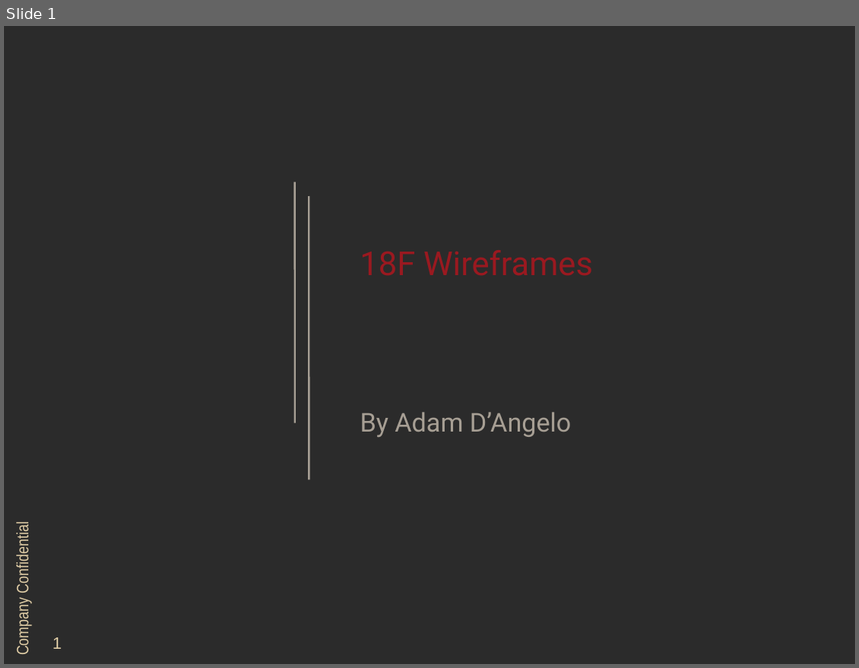
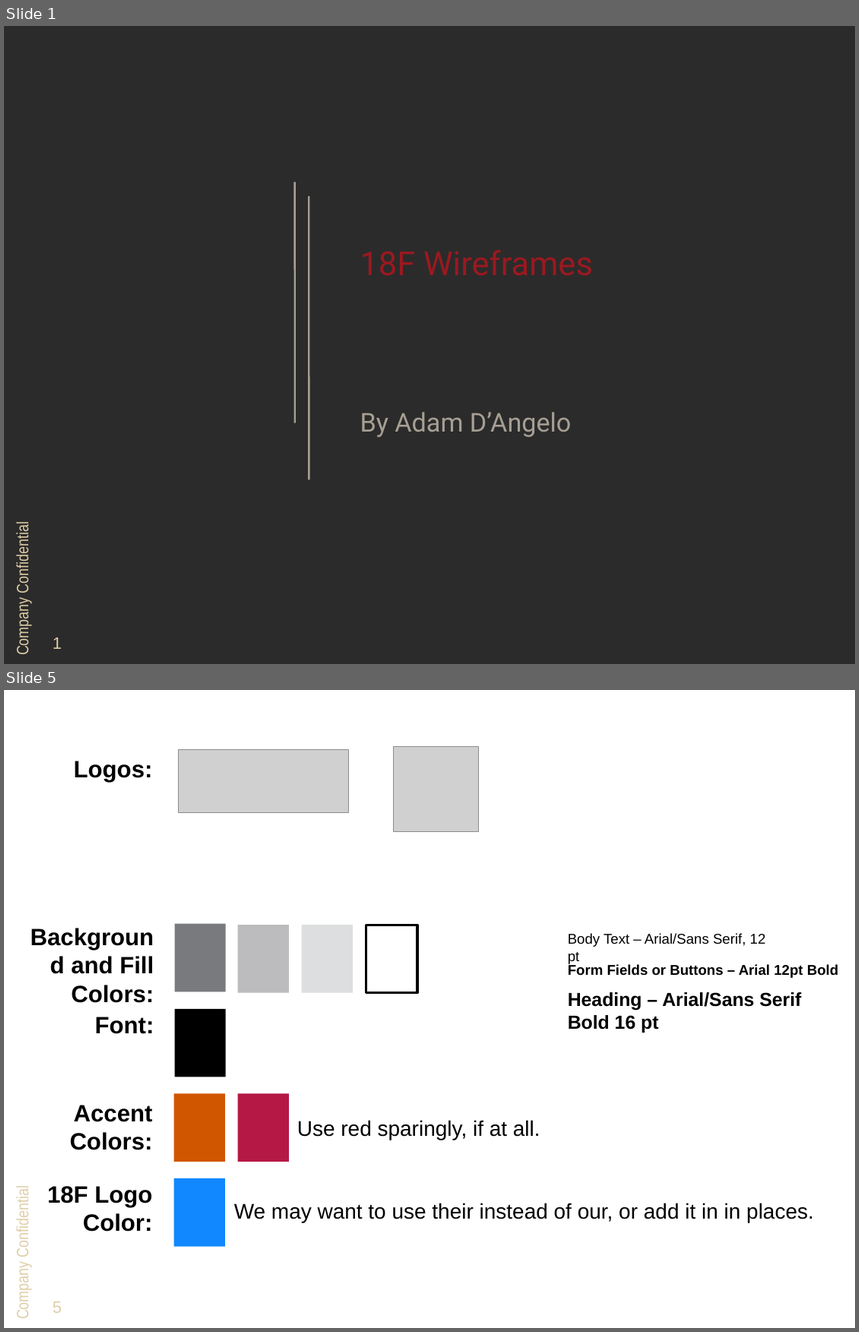
Before and after one commit to DevTechnology/DRIC, a slide deck: Design/Wireframes/DRIC wireframes.pptx. Shown one above the other, each under a label of ours: slide 1 before the commit, slides 1 and 5 after it; the slides between them are not shown. The pictures are 859x668 and 859x1332 pixels, drawn with LibreOffice and Linux fonts; fonts in the diff are those of the drawing; grey boxes stand for pictures; background and template pictures are left out; a plain dark background stands for a picture behind light text. Boxes give left, top, right and bottom in pixels: in the first picture for what was removed or moved away, otherwise in the second. Text is boxed around its words. In the diff, an @@ line names an element or a change of style, - is before the commit and + after.

Commit message:
Added color pallete and icons to wireframes. Updated some navigation.

```diff
--- a/Design/Wireframes/DRIC wireframes.pptx
+++ b/Design/Wireframes/DRIC wireframes.pptx
@@ slide 5 added at [4, 690, 855, 1328], background picture (left out); not listed: 2 template elements that a slide beside it also shows @@
@@ picture added at [179, 749, 349, 812] @@
@@ picture added at [394, 746, 479, 831] @@
@@ text added at [74, 761, 153, 782], 20 pt, text #000000, bold @@
+Logos:
@@ rectangle added at [174, 924, 225, 992], fill #797A7E @@
@@ rectangle added at [238, 925, 289, 993], fill #BCBCBE @@
@@ rectangle added at [302, 925, 353, 993], fill #DDDEDF @@
@@ rectangle added at [367, 925, 417, 993], outline #000000 2 pt @@
@@ text added at [568, 933, 766, 964], 12 pt, text #000000 @@
+Body Text – Arial/Sans Serif, 12 pt
@@ text added at [71, 956, 154, 1003], 20 pt, text #000000, bold @@
+Background and Fill Colors:
@@ text added at [568, 964, 838, 978], 12 pt, text #000000, bold @@
+Form Fields or Buttons – Arial 12pt Bold
@@ text added at [568, 992, 801, 1033], 16 pt, text #000000, bold @@
+Heading – Arial/Sans Serif Bold 16 pt
@@ text added at [95, 1017, 154, 1034], 20 pt, text #000000, bold @@
+Font:
@@ rectangle added at [175, 1009, 226, 1078], fill #000000 @@
@@ rectangle added at [174, 1094, 225, 1161], fill #D15600 @@
@@ rectangle added at [238, 1094, 289, 1161], fill #B51845 @@
@@ text added at [70, 1105, 153, 1151], 20 pt, text #000000, bold @@
+Accent Colors:
@@ text added at [297, 1120, 541, 1140], 18 pt, text #000000 @@
+Use red sparingly, if at all.
@@ text added at [47, 1186, 153, 1232], 20 pt, text #000000, bold @@
+18F Logo Color:
@@ rectangle added at [174, 1179, 225, 1246], fill #1188FF @@
@@ text added at [234, 1203, 814, 1223], 18 pt, text #000000 @@
+We may want to use their instead of our, or add it in in places.
```
Also in this commit, not shown: 3 slides changed, 1 other slide added.
